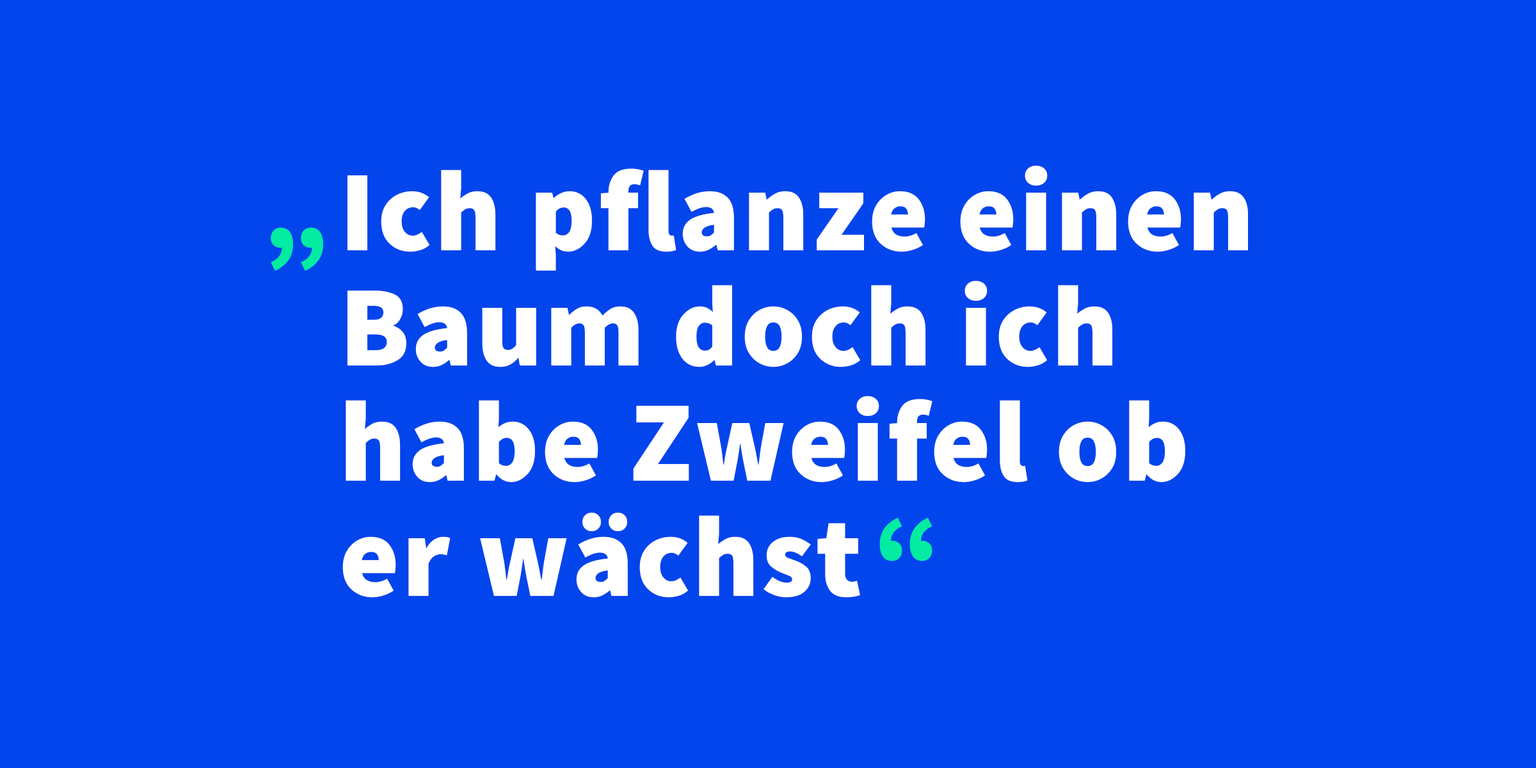
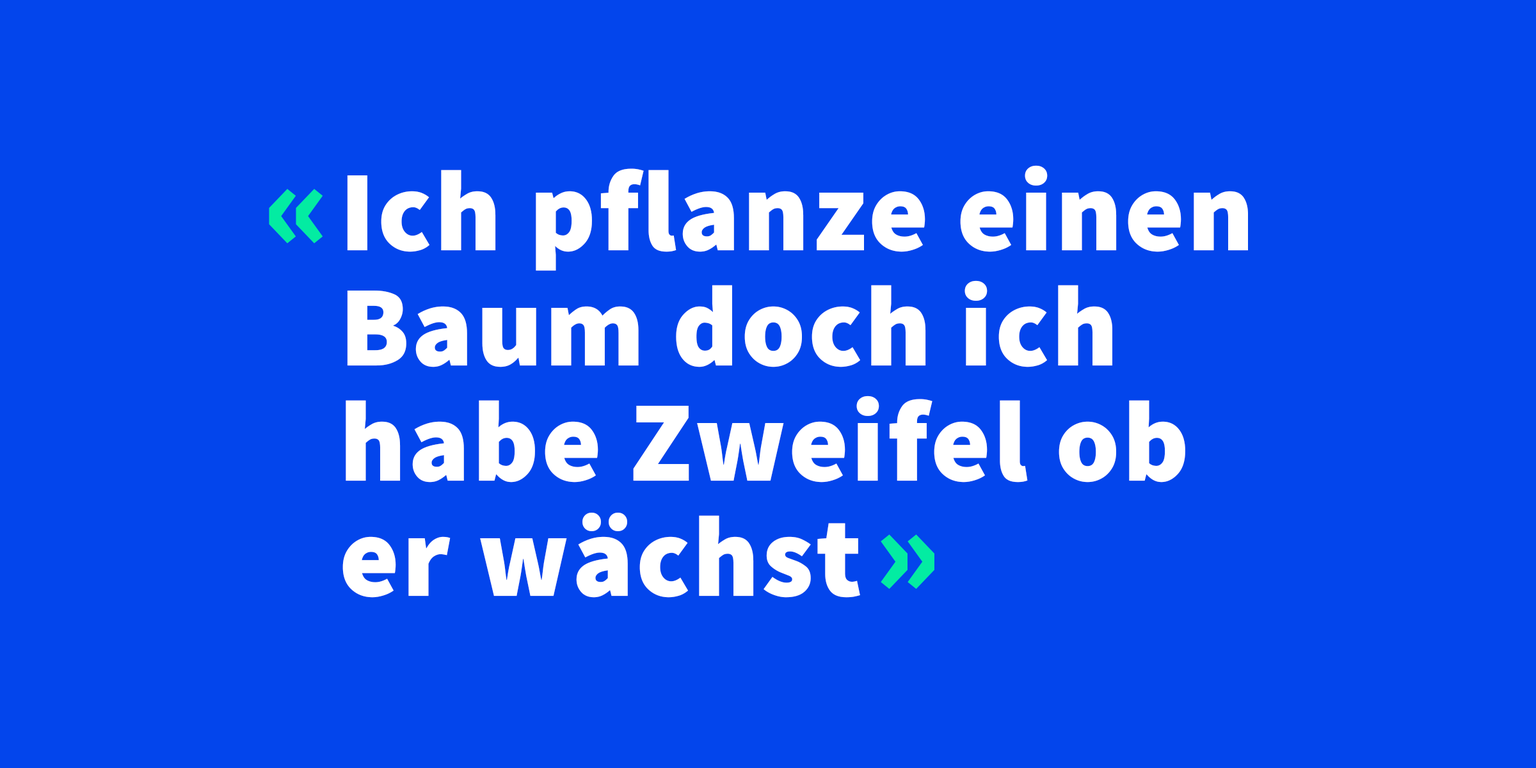
Layer changes from the first (1536, 768) image to the second:
renamed "„" to "«", painted on it over [left=268, top=188, right=324, bottom=272]
renamed "Ich pflanze einen Baum doch ich habe Zweifel ob er wächst“" to "Ich pflanze einen Baum doch ich habe Zweifel ob er wächst»", painted on it over [left=879, top=517, right=935, bottom=589]
